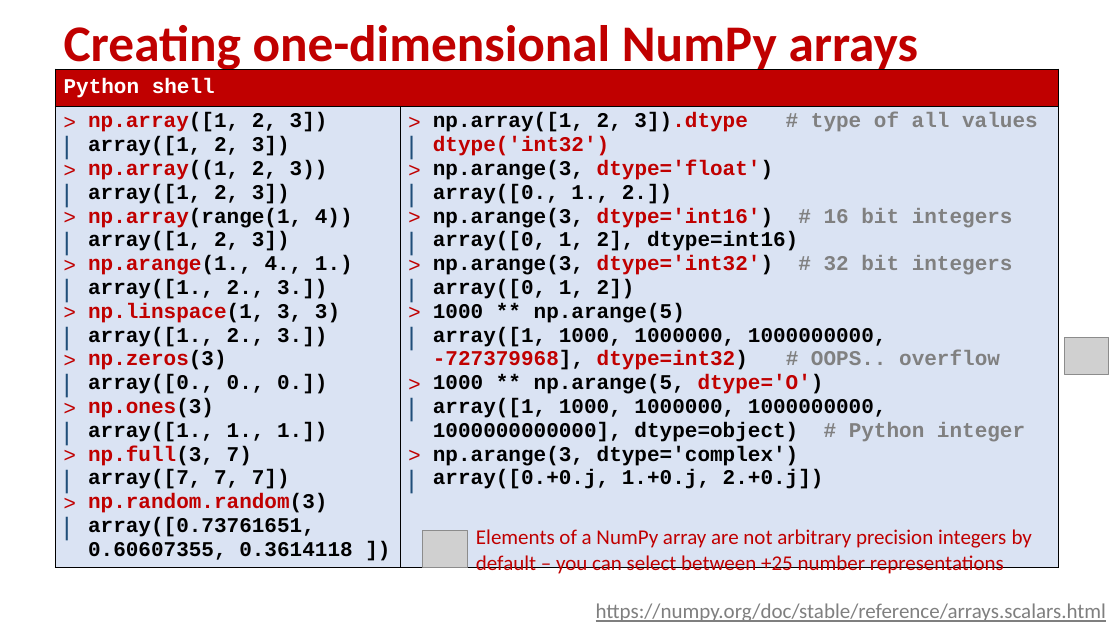
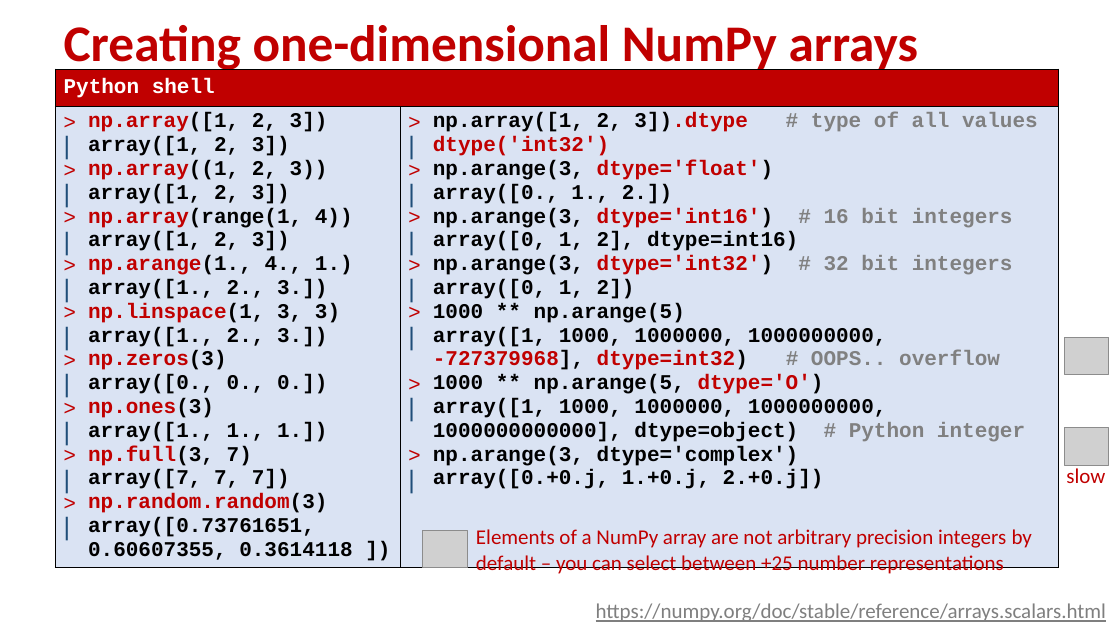
Before and after one commit to gsbrodal/gsbrodal.github.io, a slide deck: slide 8 of ipsa/slides/numpy.pptx. Drawn at 1120x630 pixels with LibreOffice and Linux fonts; fonts in the diff are those of the drawing; grey boxes stand for pictures. Boxes give left, top, right and bottom in pixels: in the first picture for what was removed or moved away, otherwise in the second. Text is boxed around its words. In the diff, an @@ line names an element or a change of style, - is before the commit and + after.

```diff
--- a/ipsa/slides/numpy.pptx
+++ b/ipsa/slides/numpy.pptx
@@ picture added at [1065,428,1109,465] @@
@@ text added at [1066,465,1105,483], 18 pt, text #C00000 @@
+slow
```
Also in this commit, not shown: 2 other slides changed, 5 other files.
